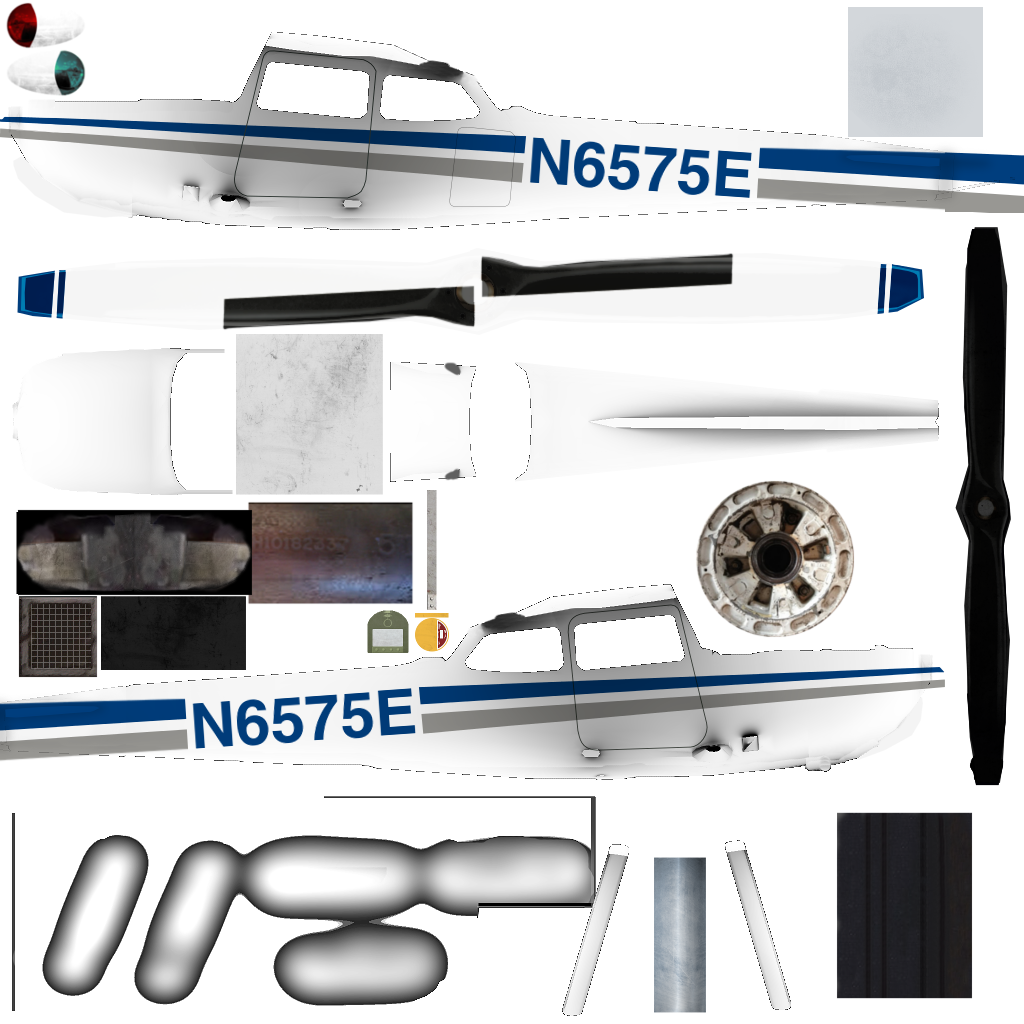
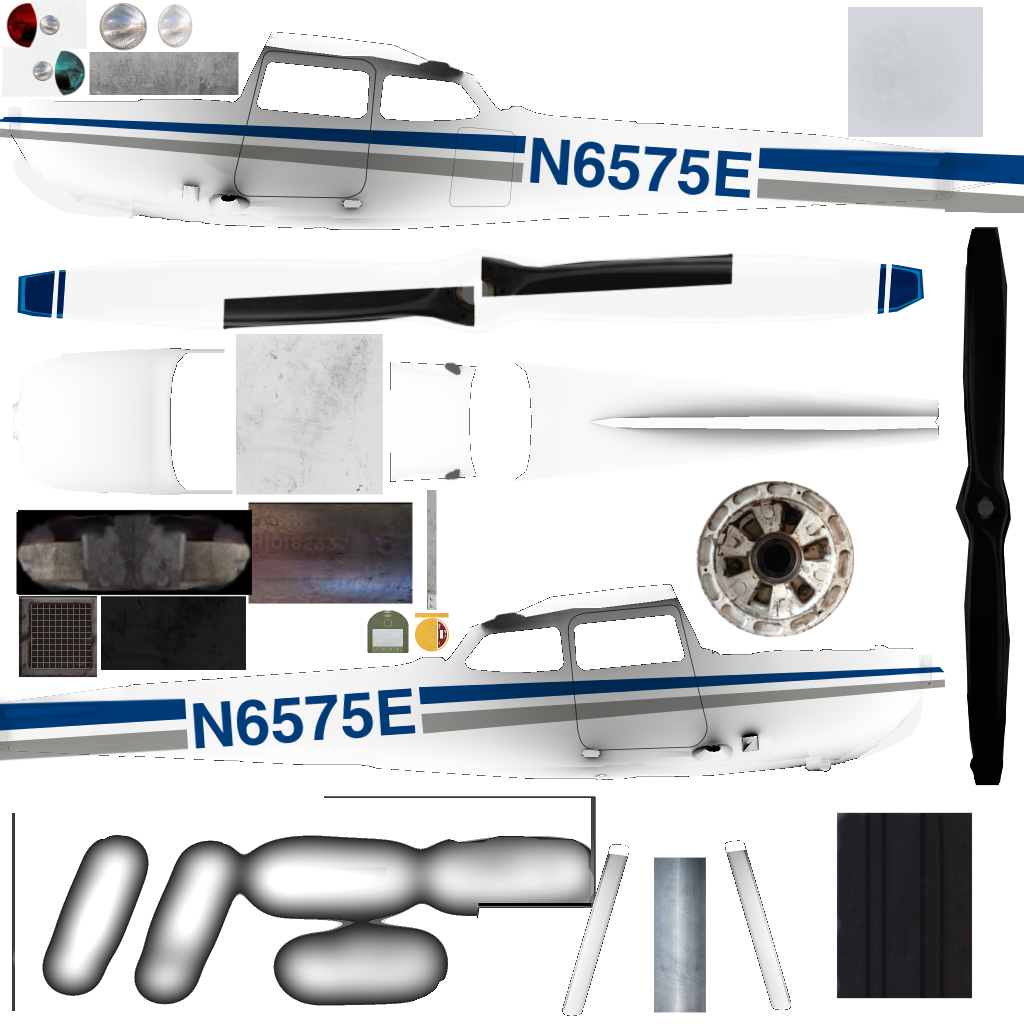
Comparing the layer stacks of the two w=1024, h=1024 images. Changes:
added layer "Clipboard #4" above "Clipboard #6" over [2,0,239,97]
